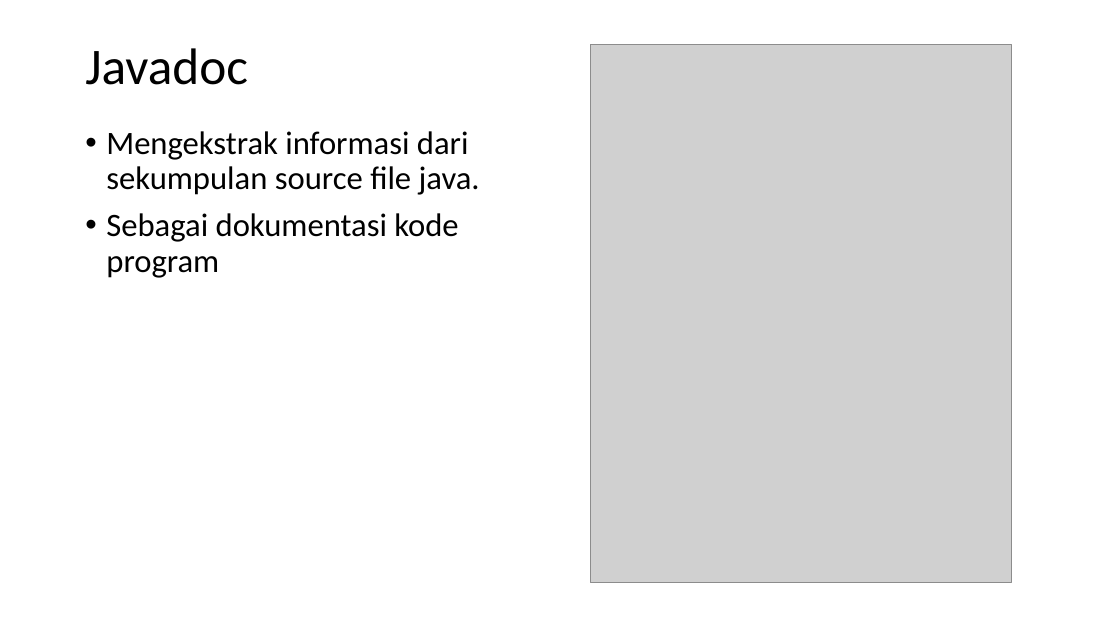
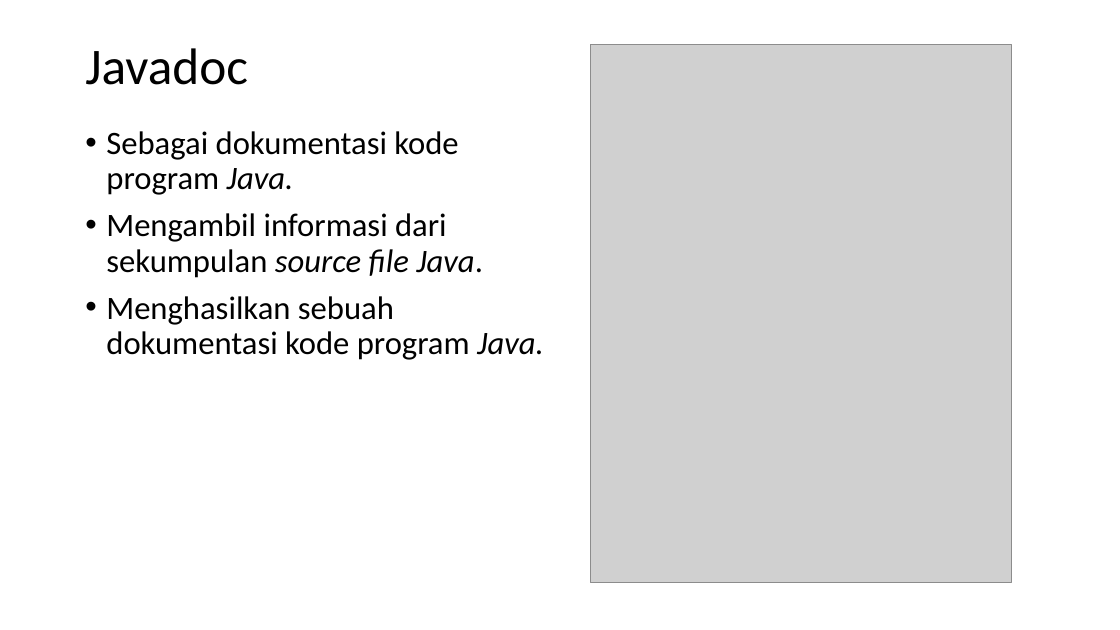
Before and after one commit to abathz/Skripsi, a slide deck: slide 5 of doc/Sidang Skripsi 1.pptx. Drawn at 1120x630 pixels with LibreOffice and Linux fonts; fonts in the diff are those of the drawing; grey boxes stand for pictures. Boxes give left, top, right and bottom in pixels: in the first picture for what was removed or moved away, otherwise in the second. Text is boxed around its words. In the diff, an @@ line names an element or a change of style, - is before the commit and + after.

```diff
--- a/doc/Sidang Skripsi 1.pptx
+++ b/doc/Sidang Skripsi 1.pptx
@@ text at box(106, 131, 544, 360): text changed @@
-• Mengekstrak informasi dari sekumpulan source file java.
-• Sebagai dokumentasi kode program
+• Sebagai dokumentasi kode program Java.
+• Mengambil informasi dari sekumpulan source file Java.
+• Menghasilkan sebuah dokumentasi kode program Java.
```
Also in this commit, not shown: 3 other slides changed, 43 other files.
